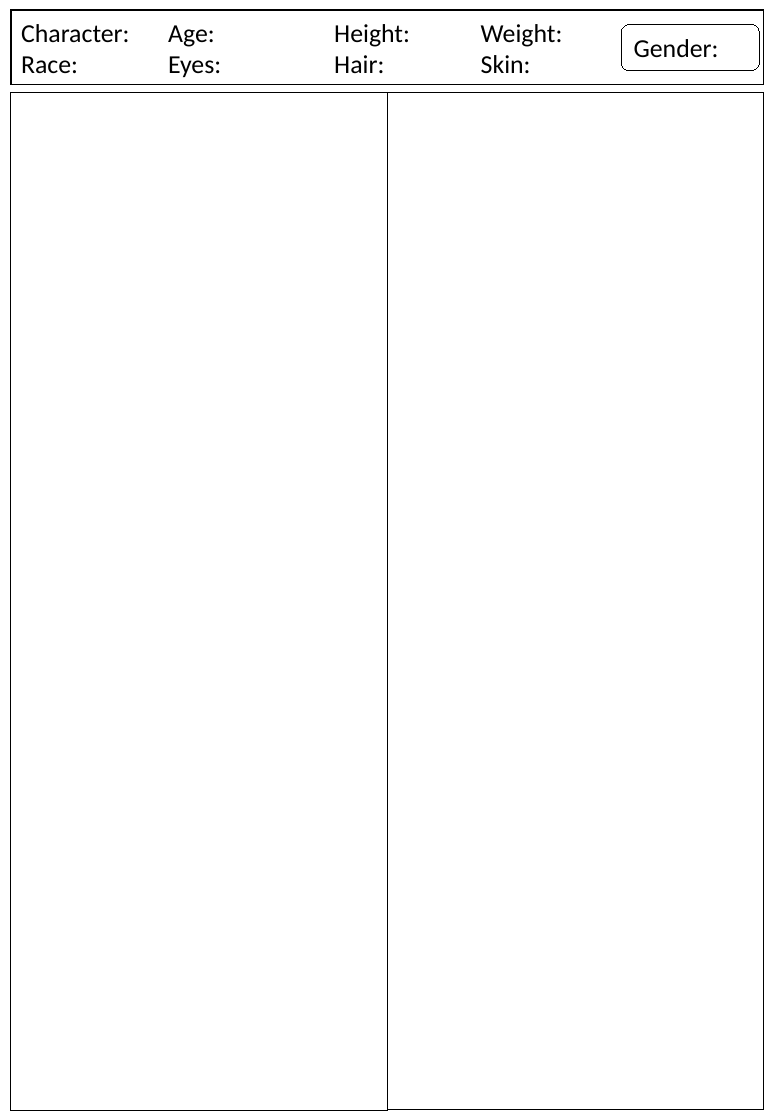
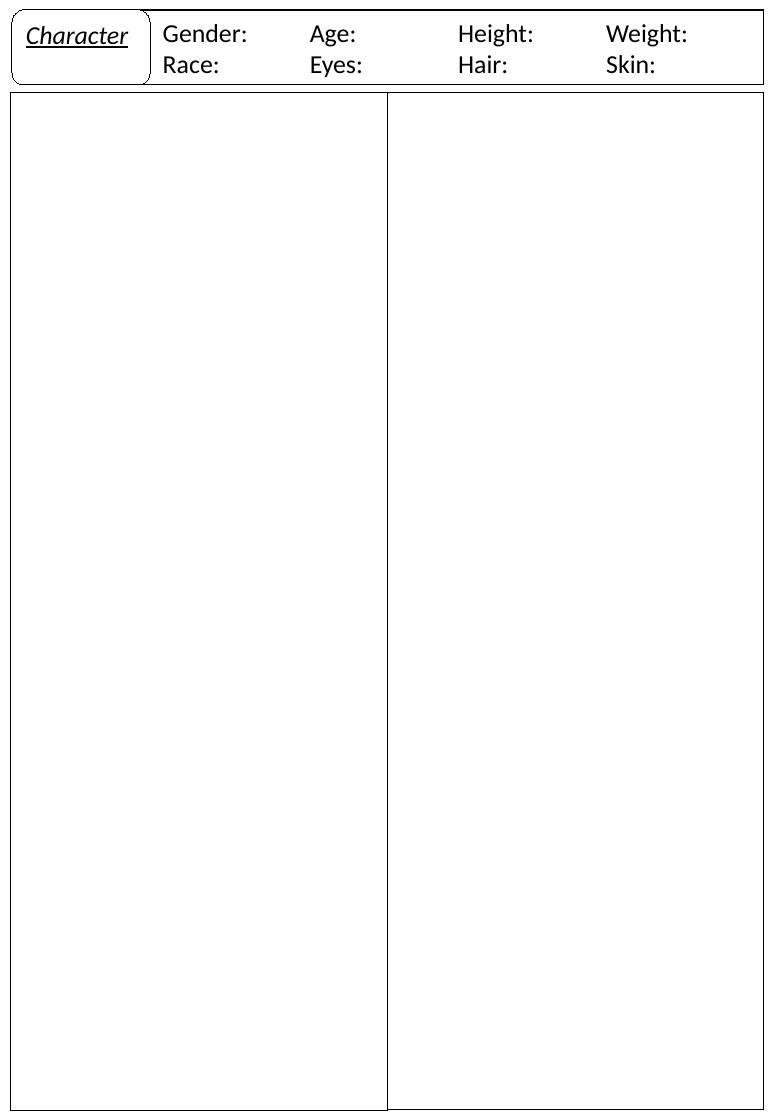
Before and after one commit to DrakirL/DrakirL.github.io, a slide deck: slide 3 of p10/sheets.pptx. Drawn at 775x1120 pixels with LibreOffice and Linux fonts; fonts in the diff are those of the drawing. Boxes give left, top, right and bottom in pixels: in the first picture for what was removed or moved away, otherwise in the second. Text is boxed around its words. In the diff, an @@ line names an element or a change of style, - is before the commit and + after.

```diff
--- a/p10/sheets.pptx
+++ b/p10/sheets.pptx
@@ rounded rectangle added at bbox=[12, 9, 151, 85], fill #FFFFFF, outline #000000 0.75 pt, 18 pt, text #000000, italic, underline @@
+Character
@@ rectangle: place and size @@
-rectangle at bbox=[11, 10, 764, 85]
+rectangle at bbox=[31, 10, 764, 85]
@@ text at bbox=[163, 24, 248, 73]: text changed @@
-Character:
-Race:
+Gender:
+Race:
@@ text "Age: Eyes:": place and size @@
-text "Age: Eyes:" at bbox=[168, 25, 221, 77]
+text "Age: Eyes:" at bbox=[310, 25, 363, 77]
@@ text "Height: Hair:": place and size @@
-text "Height: Hair:" at bbox=[334, 24, 410, 73]
+text "Height: Hair:" at bbox=[458, 24, 534, 73]
@@ text "Weight: Skin:": place and size @@
-text "Weight: Skin:" at bbox=[481, 24, 563, 73]
+text "Weight: Skin:" at bbox=[606, 24, 688, 73]
@@ rounded rectangle removed at bbox=[621, 25, 759, 71] @@
-Gender:
```
Also in this commit, not shown: 1 other slide changed, 17 other files.
